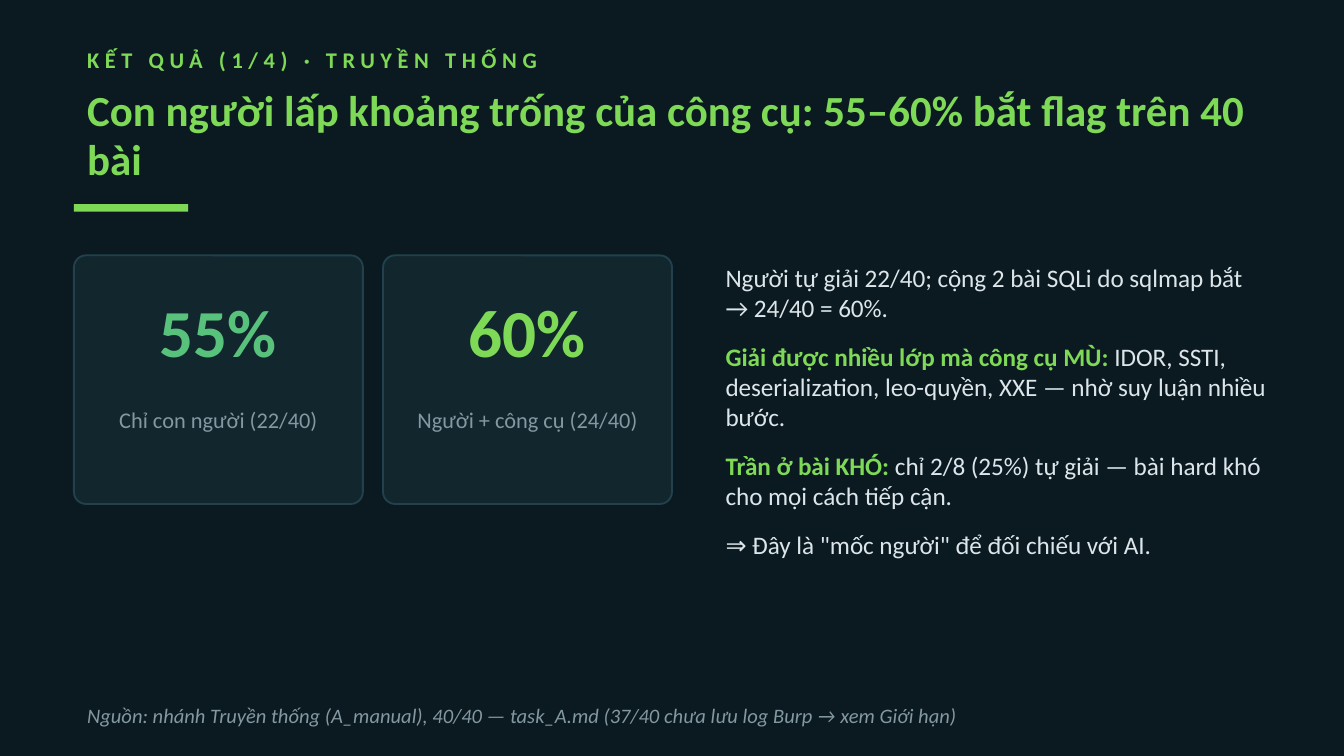
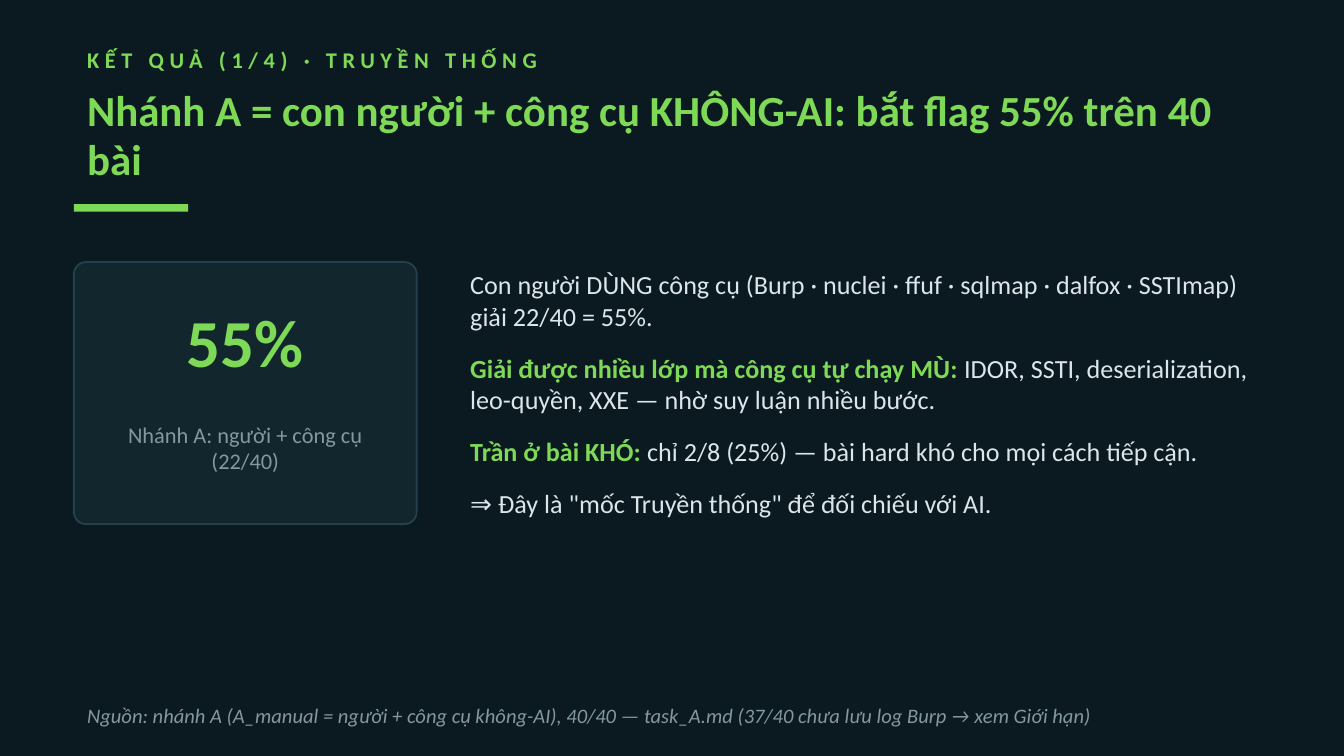
Before and after one commit to VuNguyenBinh/KLTN-FA26, a slide deck: slide 10 of Slide/KTLN_slide.pptx. Drawn at 1344x756 pixels with LibreOffice and Linux fonts; fonts in the diff are those of the drawing. Boxes give left, top, right and bottom in pixels: in the first picture for what was removed or moved away, otherwise in the second. Text is boxed around its words. In the diff, an @@ line names an element or a change of style, - is before the commit and + after.

```diff
--- a/Slide/KTLN_slide.pptx
+++ b/Slide/KTLN_slide.pptx
@@ text at (87, 90, 1211, 176): text changed @@
-Con người lấp khoảng trống của công cụ: 55–60% bắt flag trên 40 bài
+Nhánh A = con người + công cụ KHÔNG-AI: bắt flag 55% trên 40 bài
@@ rounded rectangle: place and size @@
-rounded rectangle at (74, 255, 363, 504)
+rounded rectangle at (74, 262, 417, 524)
@@ rounded rectangle at (74, 262, 417, 524): proportions changed @@
@@ rounded rectangle removed at (383, 255, 672, 504) @@
@@ text "55%": place and size @@
-text "55%" at (160, 310, 277, 358)
+text "55%" at (187, 320, 304, 368)
@@ text "55%" at (187, 320, 304, 368): text colour #58C27D to #7ED957 @@
@@ text at (470, 273, 1248, 518): text changed; size 13.5 to 14 pt @@
-Người tự giải 22/40; cộng 2 bài SQLi do sqlmap bắt → 24/40 = 60%.
-Giải được nhiều lớp mà công cụ MÙ: IDOR, SSTI, deserialization, leo-quyền, XXE — nhờ suy luận nhiều bước.
-Trần ở bài KHÓ: chỉ 2/8 (25%) tự giải — bài hard khó cho mọi cách tiếp cận.
-⇒ Đây là "mốc người" để đối chiếu với AI.
+Con người DÙNG công cụ (Burp · nuclei · ffuf · sqlmap · dalfox · SSTImap) giải 22/40 = 55%.
+Giải được nhiều lớp mà công cụ tự chạy MÙ: IDOR, SSTI, deserialization, leo-quyền, XXE — nhờ suy luận nhiều bước.
+Trần ở bài KHÓ: chỉ 2/8 (25%) — bài hard khó cho mọi cách tiếp cận.
+⇒ Đây là "mốc Truyền thống" để đối chiếu với AI.
@@ text removed at (469, 310, 586, 358) @@
-60%
@@ text removed at (417, 412, 638, 432) @@
-Người + công cụ (24/40)
@@ text at (128, 427, 362, 472): text changed @@
-Chỉ con người (22/40)
+Nhánh A: người + công cụ (22/40)
@@ text at (87, 707, 1090, 727): text changed @@
-Nguồn: nhánh Truyền thống (A_manual), 40/40 — task_A.md (37/40 chưa lưu log Burp → xem Giới hạn)
+Nguồn: nhánh A (A_manual = người + công cụ không-AI), 40/40 — task_A.md (37/40 chưa lưu log Burp → xem Giới hạn)
```
Also in this commit, not shown: 3 other slides changed, 5 other files.
